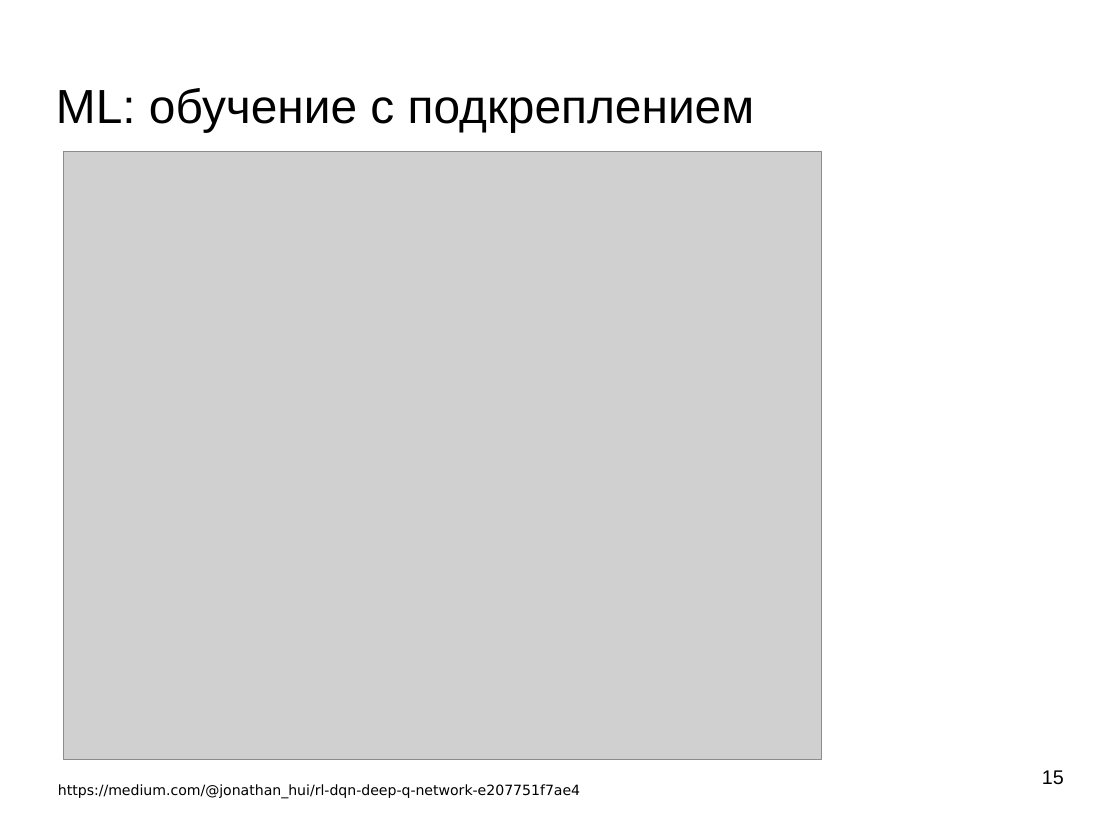
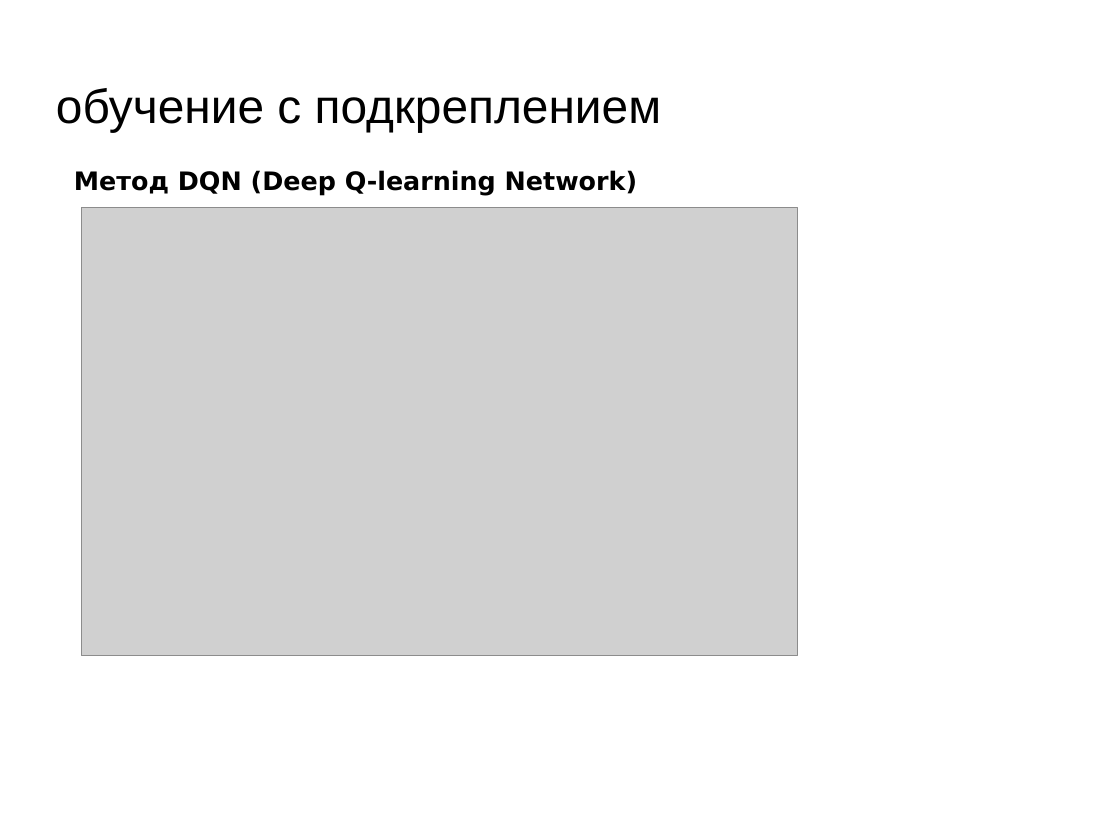
Before and after one commit to mechanoid5/ml_lectorium_legacy, a slide deck: slide 21 of 34-reinforcement-learning.odp (slide 15 before the commit). Drawn at 1120x840 pixels with LibreOffice and Linux fonts; fonts in the diff are those of the drawing; grey boxes stand for pictures; background and template pictures are left out. Boxes give left, top, right and bottom in pixels: in the first picture for what was removed or moved away, otherwise in the second. Text is boxed around its words. In the diff, an @@ line names an element or a change of style, - is before the commit and + after.

```diff
--- a/34-reinforcement-learning.odp
+++ b/34-reinforcement-learning.odp
@@ title at (x1=56, y1=88, x2=662, y2=132): text changed @@
-ML: обучение с подкреплением
+обучение с подкреплением
@@ text added at (x1=74, y1=170, x2=637, y2=196), 18 pt, text #000000, bold @@
+Метод DQN (Deep Q-learning Network)
@@ picture resized from (x1=64, y1=152, x2=821, y2=760) to (x1=81, y1=208, x2=798, y2=657) @@
@@ page number removed at (x1=1042, y1=770, x2=1064, y2=785) @@
-15
@@ text removed at (x1=58, y1=784, x2=580, y2=798) @@
-https://medium.com/@jonathan_hui/rl-dqn-deep-q-network-e207751f7ae4
```
Also in this commit, not shown: 2 other slides changed, 8 slides added, 2 slides removed.
